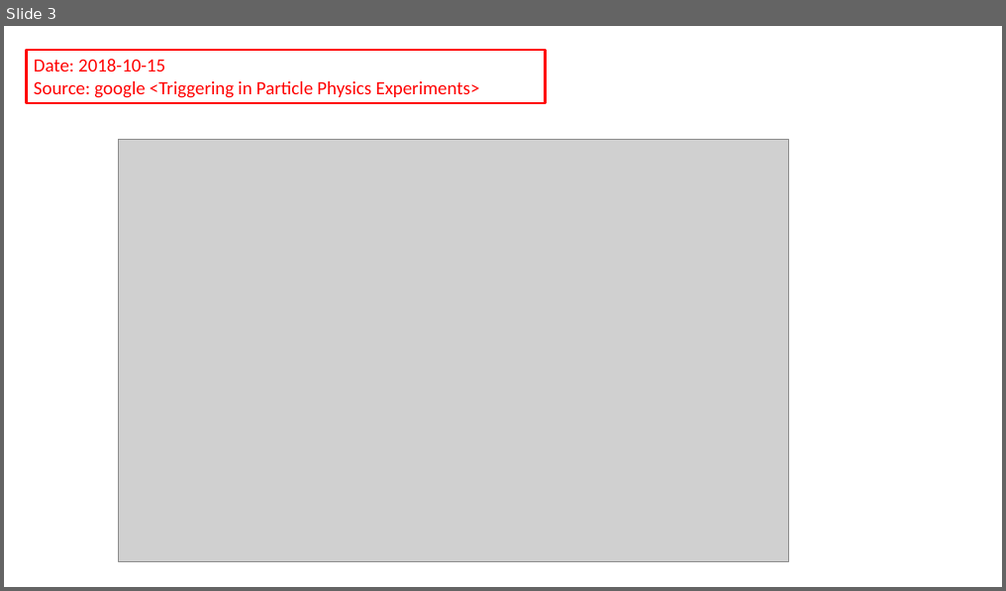
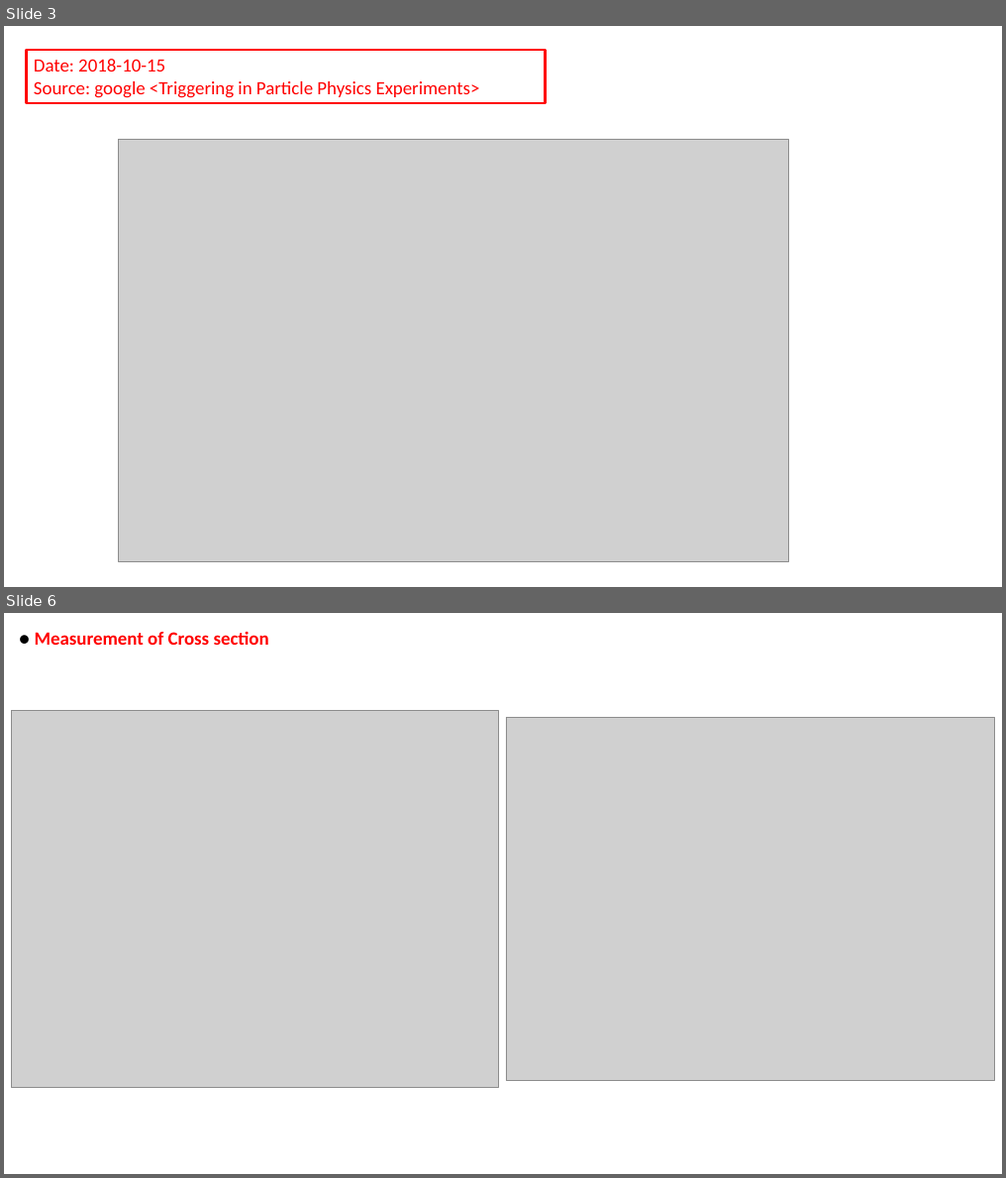
Before and after one commit to gfh16/StudyNotes, a slide deck: 01BacsiConceptsInNuclearPhysics.pptx. Shown one above the other, each under a label of ours: slide 3 before the commit, slides 3 and 6 after it; the slides between them are not shown. The pictures are 1006x591 and 1006x1178 pixels, drawn with LibreOffice and Linux fonts; fonts in the diff are those of the drawing; grey boxes stand for pictures. Boxes give left, top, right and bottom in pixels: in the first picture for what was removed or moved away, otherwise in the second. Text is boxed around its words. In the diff, an @@ line names an element or a change of style, - is before the commit and + after.

```diff
--- a/01BacsiConceptsInNuclearPhysics.pptx
+++ b/01BacsiConceptsInNuclearPhysics.pptx
@@ slide 6 added at (x1=4, y1=613, x2=1002, y2=1174), background #FFFFFF @@
@@ text added at (x1=35, y1=631, x2=269, y2=645), 18 pt, text #FF0000, bold @@
+● Measurement of Cross section
@@ picture added at (x1=12, y1=711, x2=499, y2=1087) @@
@@ picture added at (x1=506, y1=717, x2=995, y2=1081) @@
```
Also in this commit, not shown: 1 slide changed, 6 other slides added, 1 slide removed, 4 other files.
